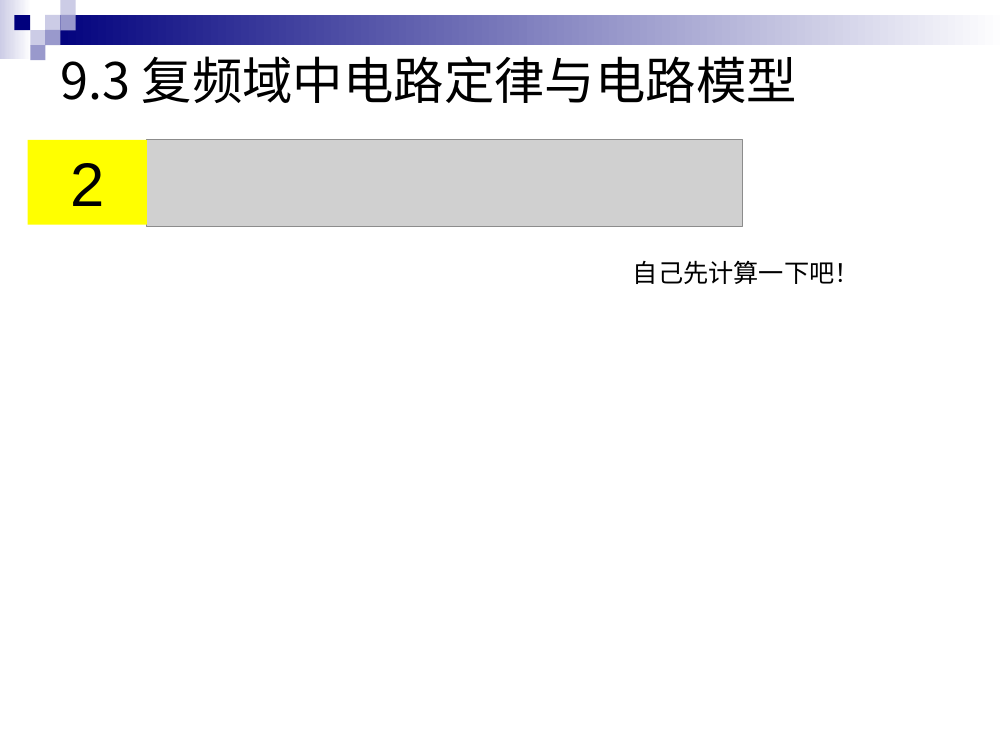
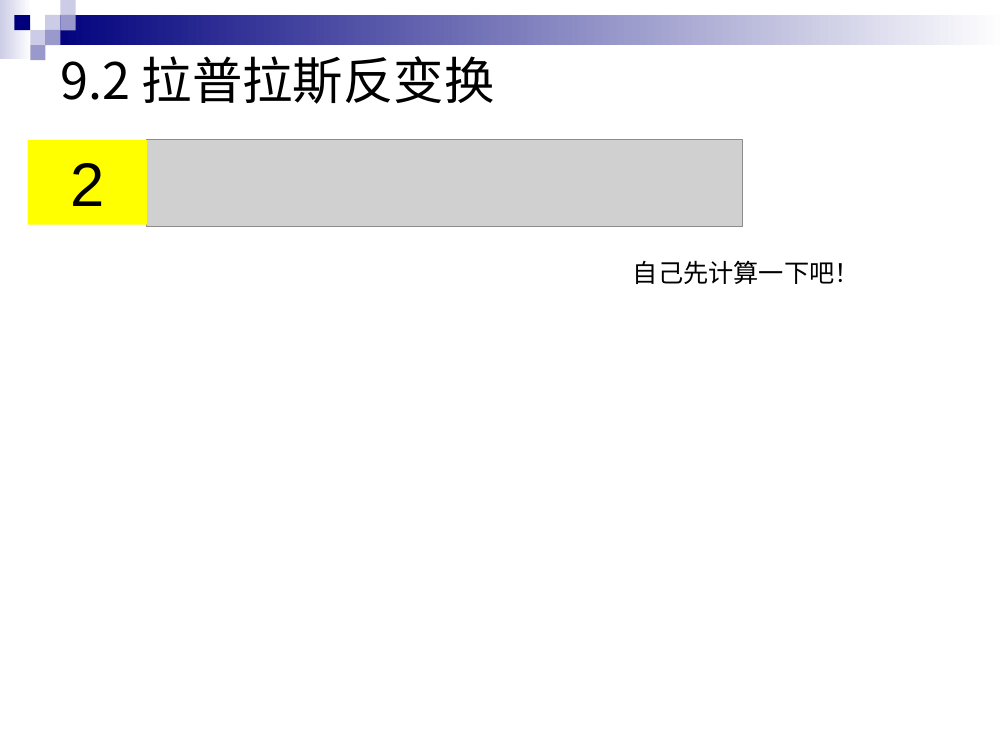
Before and after one commit to HITSZ-OpenAuto/EE1011A, a slide deck: slide 10 of materials/2022暑期电路补习（全9讲）资料/电路复习9 线性动态电路暂态过程的复频域分析/电路复习9.pptx. Drawn at 1008x756 pixels with LibreOffice and Linux fonts; fonts in the diff are those of the drawing; grey boxes stand for pictures. Boxes give left, top, right and bottom in pixels: in the first picture for what was removed or moved away, otherwise in the second. Text is boxed around its words. In the diff, an @@ line names an element or a change of style, - is before the commit and + after.

```diff
--- a/materials/2022暑期电路补习（全9讲）资料/电路复习9 线性动态电路暂态过程的复频域分析/电路复习9.pptx
+++ b/materials/2022暑期电路补习（全9讲）资料/电路复习9 线性动态电路暂态过程的复频域分析/电路复习9.pptx
@@ title at [60, 56, 495, 104]: text changed @@
-9.3 复频域中电路定律与电路模型
+9.2 拉普拉斯反变换
```
Also in this commit, not shown: 8 other slides changed, 3 other files.
